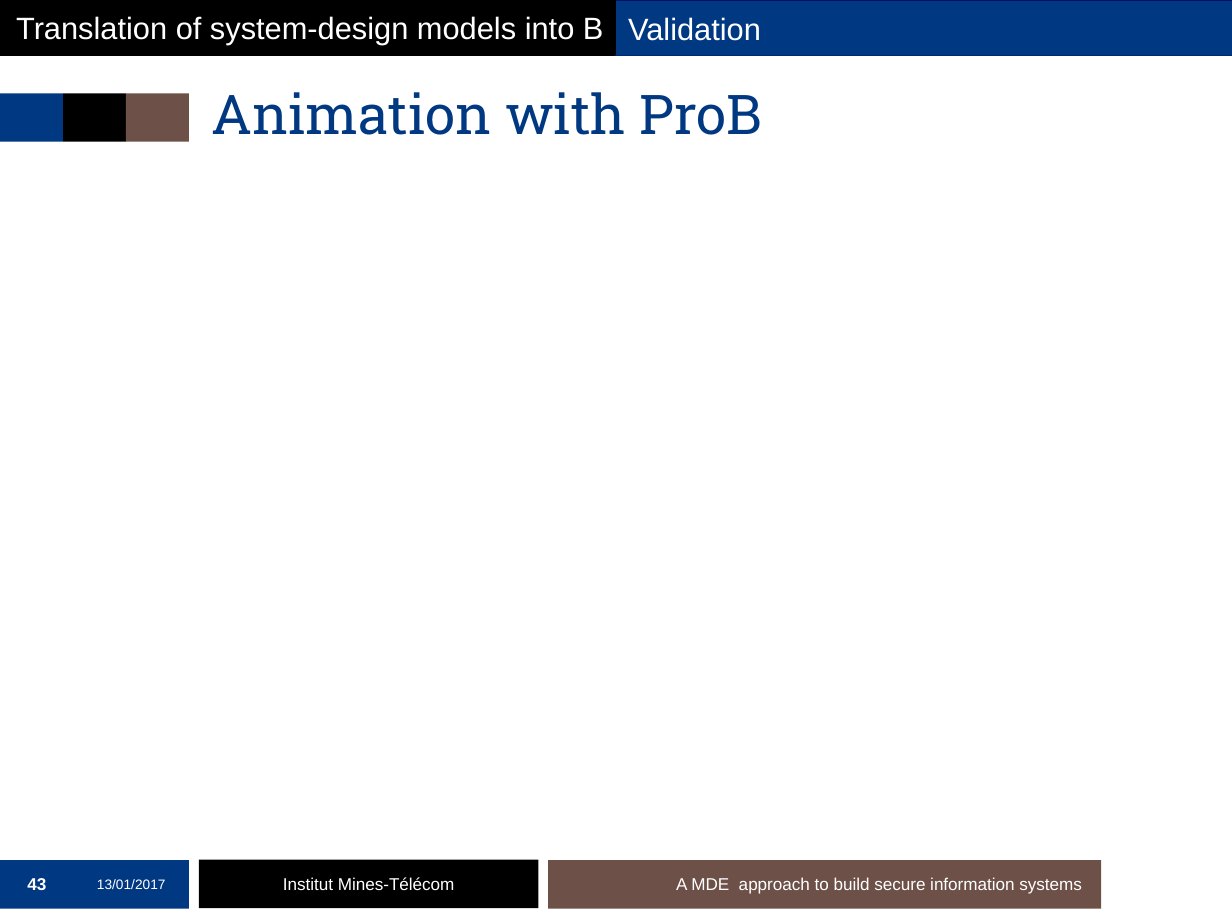
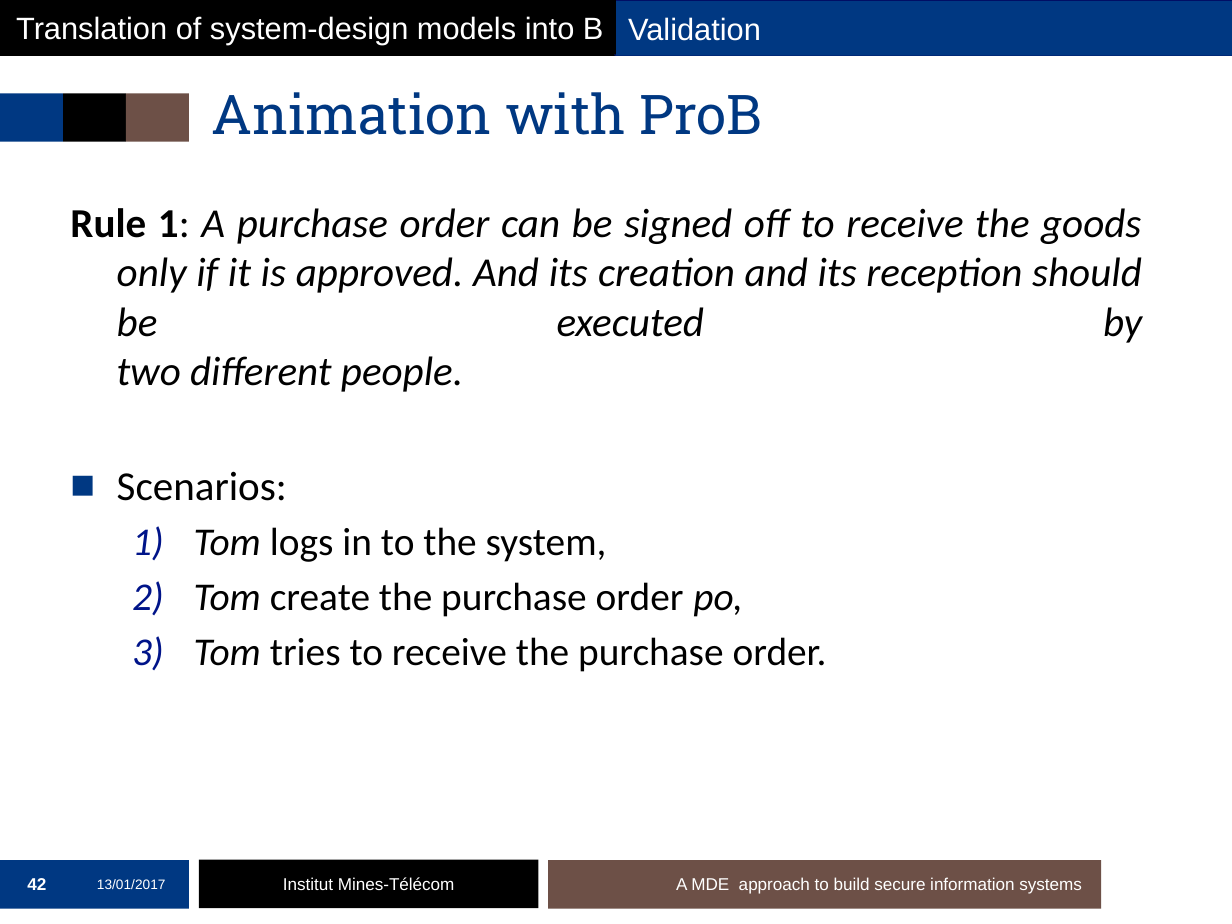
Before and after one commit to mai-ng/phdDefense, a slide deck: slide 42 of slides/presentation-defense.pptx (slide 43 before the commit). Drawn at 1232x924 pixels with LibreOffice and Linux fonts; fonts in the diff are those of the drawing; background and template pictures are left out. Boxes give left, top, right and bottom in pixels: in the first picture for what was removed or moved away, otherwise in the second. Text is boxed around its words. In the diff, an @@ line names an element or a change of style, - is before the commit and + after.

```diff
--- a/slides/presentation-defense.pptx
+++ b/slides/presentation-defense.pptx
@@ text added at bbox=[70, 208, 1142, 672], 24 pt, text #000000, italic @@
+Rule 1: A purchase order can be signed off to receive the goods only if it is approved. And its creation and its reception should be executed by
+two different people.
+■ Scenarios:
+  1) Tom logs in to the system,
+  2) Tom create the purchase order po,
+  3) Tom tries to receive the purchase order.
@@ page number at bbox=[27, 878, 46, 890]: text changed @@
-43
+42
```
Also in this commit, not shown: 28 other slides changed, 5 slides added, 1 slide removed.
